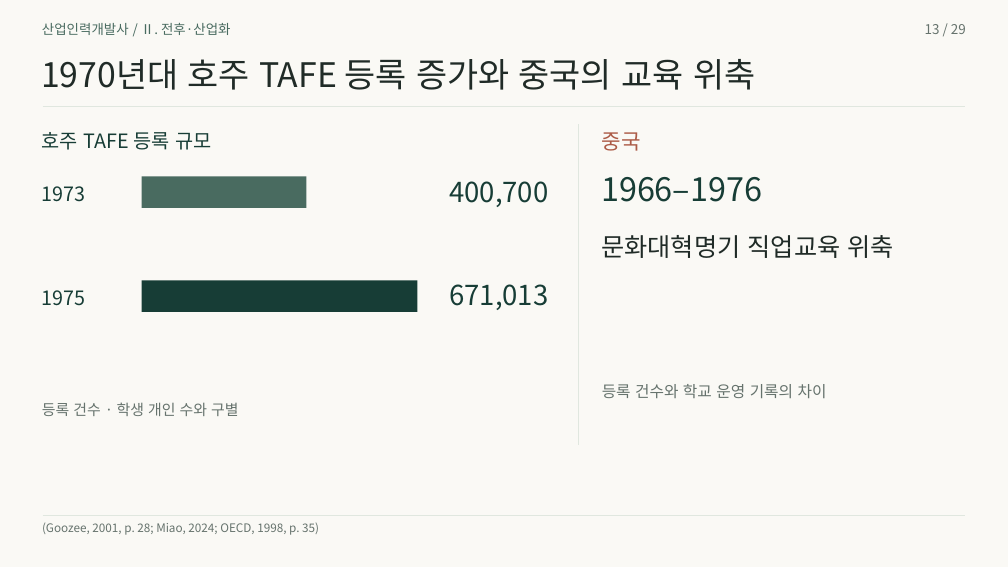
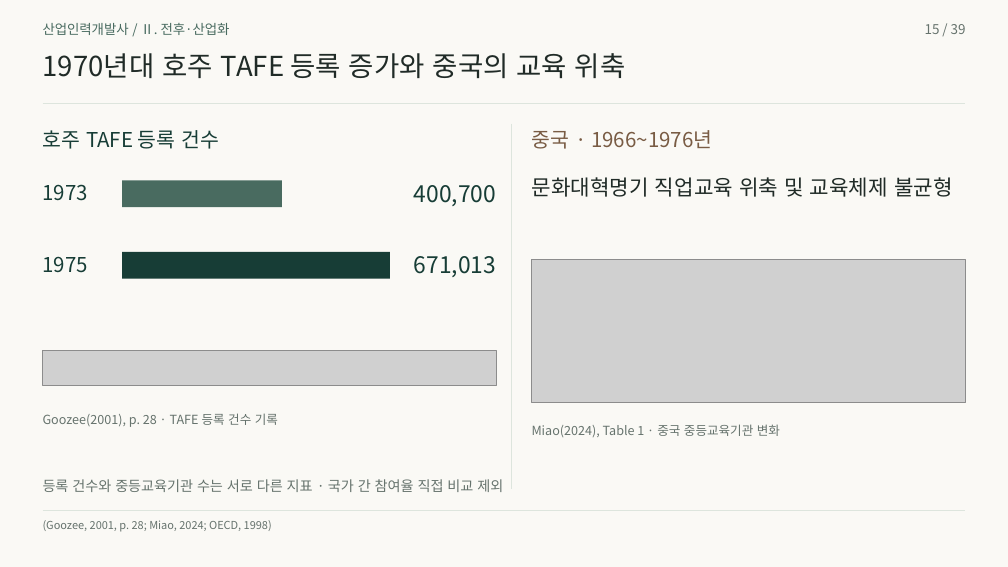
Before and after one commit to 01Chungee10/vet-history-rehearsal, a slide deck: slide 15 of au-cn-2026/presentation.pptx (slide 13 before the commit). Drawn at 1008x567 pixels with LibreOffice and Linux fonts; fonts in the diff are those of the drawing; grey boxes stand for pictures. Boxes give left, top, right and bottom in pixels: in the first picture for what was removed or moved away, otherwise in the second. Text is boxed around its words. In the diff, an @@ line names an element or a change of style, - is before the commit and + after.

Commit message:
Expand TAFE and China comparison with documentary sources and complete references

```diff
--- a/au-cn-2026/presentation.pptx
+++ b/au-cn-2026/presentation.pptx
@@ text removed at box(925, 24, 966, 34) @@
-13 / 29
@@ text added at box(925, 24, 966, 34), 12.8 pt, text #66736D @@
+15 / 39
@@ text "1970년대 호주 TAFE 등록 증가와 ..." at box(43, 53, 626, 78): size 32.2 to 26.2 pt; vertical alignment top to middle @@
@@ freeform shape removed at box(42, 107, 966, 107) @@
@@ line added from (42, 104) to (966, 104), #DDE5DD 1 pt @@
@@ text at box(43, 130, 219, 149): text changed; size 18.8 to 19.5 pt @@
-호주 TAFE 등록 규모
+호주 TAFE 등록 건수
@@ line added from (511, 124) to (511, 489), #DDE5DD 1 pt @@
@@ vertical alignment top to middle in 5 elements at box(43, 23, 230, 35), box(43, 520, 272, 532), box(532, 177, 953, 197), box(43, 130, 219, 149), box(532, 130, 712, 149) @@
@@ text at box(532, 130, 712, 149): text changed; size 20.2 to 19.5 pt; text colour #AC5B47 to #795C44 @@
-중국
+중국 · 1966~1976년
@@ freeform shape removed at box(579, 125, 580, 445) @@
@@ text "1973" at box(43, 184, 88, 201): size 18.8 to 19.5 pt; vertical alignment top to middle @@
@@ text "400,700": place and size @@
-text "400,700" at box(449, 181, 548, 207)
+text "400,700" at box(414, 185, 496, 206)
@@ text "400,700" at box(414, 185, 496, 206): size 26.2 to 21.8 pt; vertical alignment top to middle @@
@@ text at box(532, 177, 953, 197): text changed; size 24 to 20.2 pt @@
-문화대혁명기 직업교육 위축
+문화대혁명기 직업교육 위축 및 교육체제 불균형
@@ text removed at box(601, 177, 762, 202) @@
-1966–1976
@@ rectangle: place and size @@
-rectangle at box(142, 176, 307, 208)
+rectangle at box(122, 181, 281, 207)
@@ text "1975" at box(43, 256, 88, 273): size 18.8 to 19.5 pt; vertical alignment top to middle @@
@@ text "1975": place and size @@
-text "1975" at box(42, 290, 86, 306)
+text "1975" at box(43, 256, 88, 273)
@@ rectangle: place and size @@
-rectangle at box(142, 281, 418, 312)
+rectangle at box(122, 252, 389, 278)
@@ text "671,013" at box(414, 256, 496, 277): size 26.2 to 21.8 pt; vertical alignment top to middle @@
@@ text "671,013": place and size @@
-text "671,013" at box(449, 284, 548, 310)
+text "671,013" at box(414, 256, 496, 277)
@@ picture added at box(532, 259, 966, 402) @@
@@ picture added at box(42, 351, 496, 386) @@
@@ text removed at box(602, 384, 827, 398) @@
-등록 건수와 학교 운영 기록의 차이
@@ text removed at box(42, 402, 238, 416) @@
-등록 건수 · 학생 개인 수와 구별
@@ text added at box(43, 413, 278, 427), 12 pt, text #66736D @@
+Goozee(2001), p. 28 · TAFE 등록 건수 기록
@@ text added at box(532, 424, 780, 437), 12 pt, text #66736D @@
+Miao(2024), Table 1 · 중국 중등교육기관 변화
@@ text added at box(43, 479, 503, 492), 13.5 pt, text #66736D @@
+등록 건수와 중등교육기관 수는 서로 다른 지표 · 국가 간 참여율 직접 비교 제외
@@ freeform shape removed at box(42, 515, 966, 516) @@
@@ line added from (42, 510) to (966, 510), #DDE5DD 1 pt @@
@@ text at box(43, 520, 272, 532): text changed; size 11.2 to 10.5 pt @@
-(Goozee, 2001, p. 28; Miao, 2024; OECD, 1998, p. 35)
+(Goozee, 2001, p. 28; Miao, 2024; OECD, 1998)
```
Also in this commit, not shown: 27 other slides changed, 11 slides added, 1 slide removed, 43 other files.
